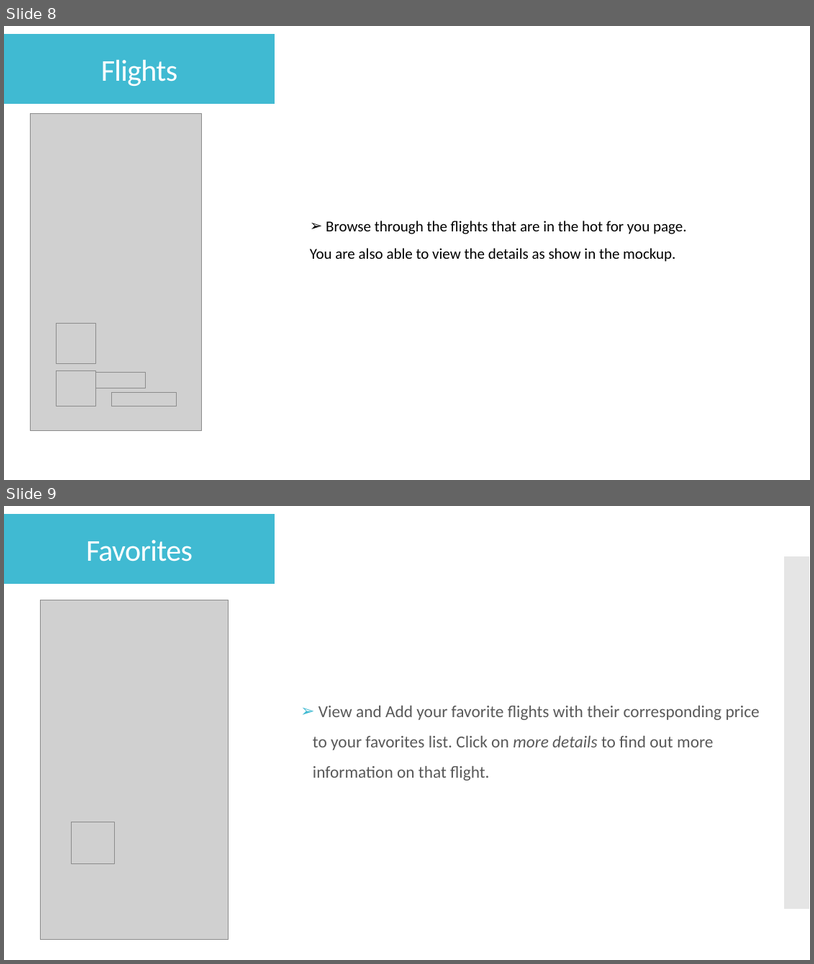
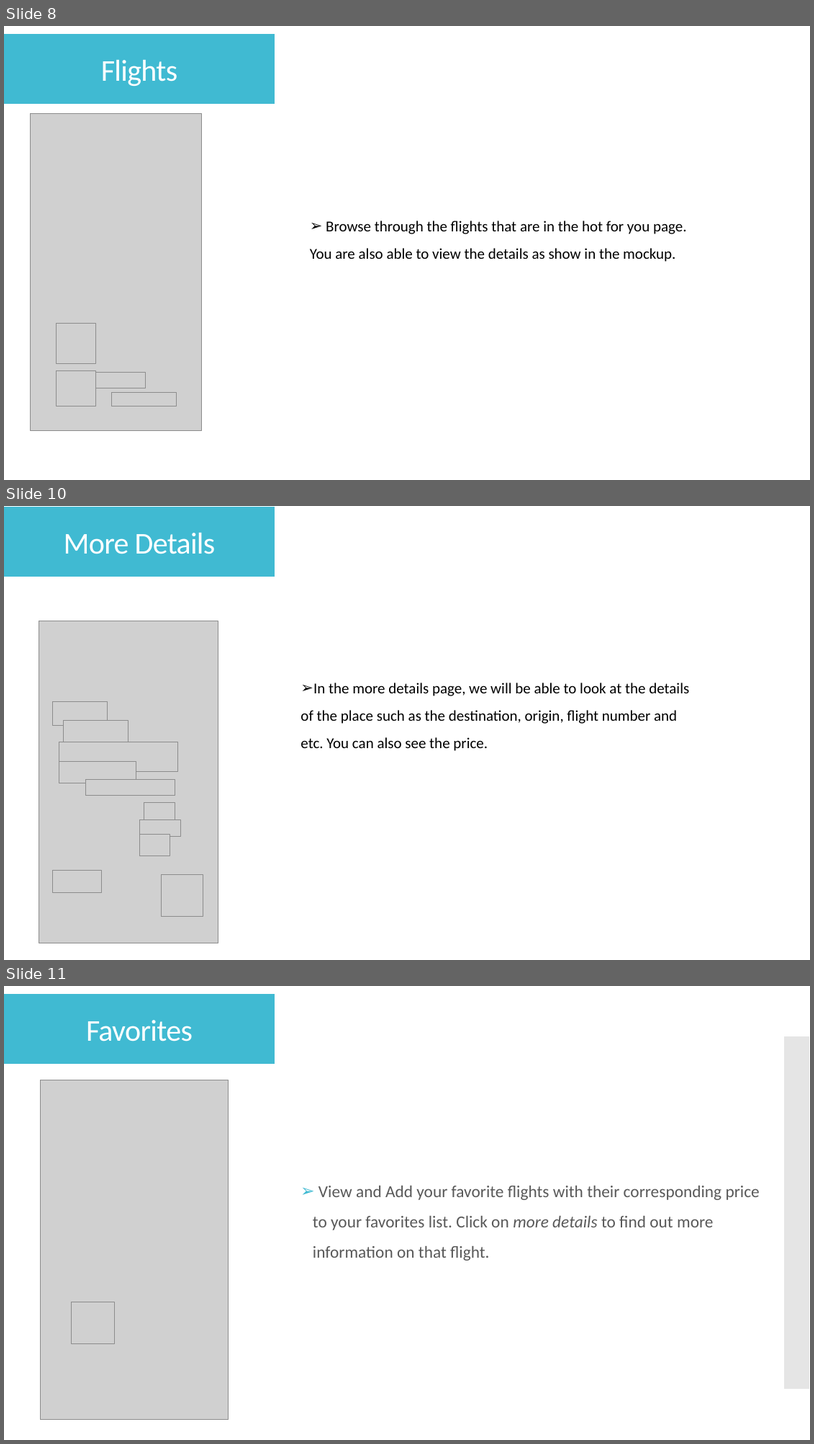
Before and after one commit to adinashby-vanier-college/app-dev-2-project-imro1, a slide deck: Aero_Flights_Deliverable_0.pptx. Shown one above the other, each under a label of ours: slides 8 and 9 before the commit, slides 8, 10 and 11 after it; the slides between them are not shown. The pictures are 814x964 and 814x1444 pixels, drawn with LibreOffice and Linux fonts; fonts in the diff are those of the drawing; grey boxes stand for pictures. Boxes give left, top, right and bottom in pixels: in the first picture for what was removed or moved away, otherwise in the second. Text is boxed around its words. In the diff, an @@ line names an element or a change of style, - is before the commit and + after.

```diff
--- a/Aero_Flights_Deliverable_0.pptx
+++ b/Aero_Flights_Deliverable_0.pptx
@@ slide 10 added at (x1=4, y1=506, x2=810, y2=960), background #FFFFFF @@
@@ rectangle added at (x1=4, y1=506, x2=275, y2=577), fill #40BAD2, outline #FFFFFF 0.85 pt, 36 pt, text #FFFFFF @@
+More Details
@@ picture added at (x1=39, y1=621, x2=218, y2=943) @@
@@ text added at (x1=301, y1=682, x2=689, y2=751), 18 pt, text #000000 @@
+➢ In the more details page, we will be able to look at the details of the place such as the destination, origin, flight number and etc. You can also see the price.
@@ picture added at (x1=53, y1=701, x2=108, y2=725) @@
@@ picture added at (x1=63, y1=721, x2=128, y2=751) @@
@@ picture added at (x1=59, y1=742, x2=178, y2=772) @@
@@ picture added at (x1=59, y1=762, x2=136, y2=783) @@
@@ picture added at (x1=85, y1=779, x2=175, y2=795) @@
@@ picture added at (x1=144, y1=803, x2=175, y2=819) @@
@@ picture added at (x1=139, y1=819, x2=181, y2=836) @@
@@ picture added at (x1=139, y1=834, x2=170, y2=856) @@
@@ picture added at (x1=53, y1=870, x2=101, y2=893) @@
@@ picture added at (x1=161, y1=875, x2=203, y2=916) @@
@@ what was slide 9 is now slide 11 @@
```
Also in this commit, not shown: 2 slides changed, 1 other slide added.
